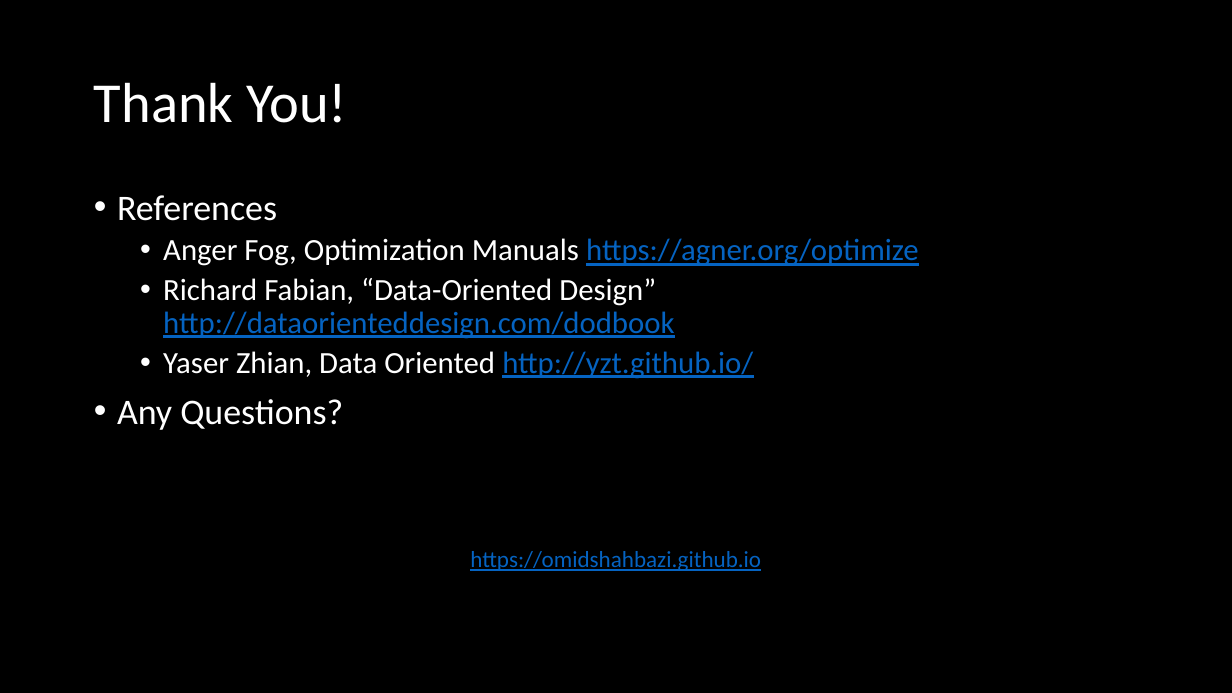
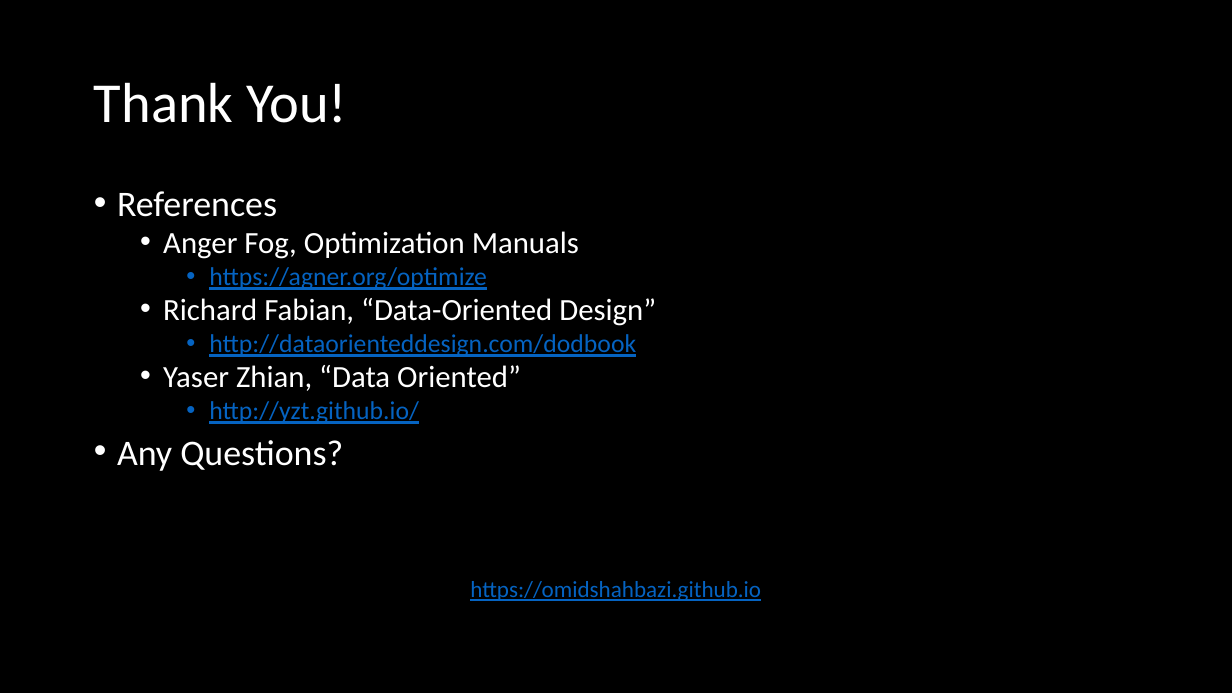
Before and after one commit to omidshahbazi/DODSample, a slide deck: slide 12 of Presentation/Presentation.pptx (slide 11 before the commit). Drawn at 1232x693 pixels with LibreOffice and Linux fonts; fonts in the diff are those of the drawing. Boxes give left, top, right and bottom in pixels: in the first picture for what was removed or moved away, otherwise in the second. Text is boxed around its words. In the diff, an @@ line names an element or a change of style, - is before the commit and + after.

```diff
--- a/Presentation/Presentation.pptx
+++ b/Presentation/Presentation.pptx
@@ text at <box>117,191,761,601</box>: line spacing 0.9 to 0.8 @@
@@ text at <box>163,231,656,424</box>: text changed @@
-  • Anger Fog, Optimization Manuals https://agner.org/optimize
-  • Richard Fabian, “Data-Oriented Design” http://dataorienteddesign.com/dodbook
-  • Yaser Zhian, Data Oriented http://yzt.github.io/
+  • Anger Fog, Optimization Manuals
+    • https://agner.org/optimize
+  • Richard Fabian, “Data-Oriented Design”
+    • http://dataorienteddesign.com/dodbook
+  • Yaser Zhian, “Data Oriented”
+    • http://yzt.github.io/
```
Also in this commit, not shown: 3 other slides changed, 1 slide added, 2 other files.
